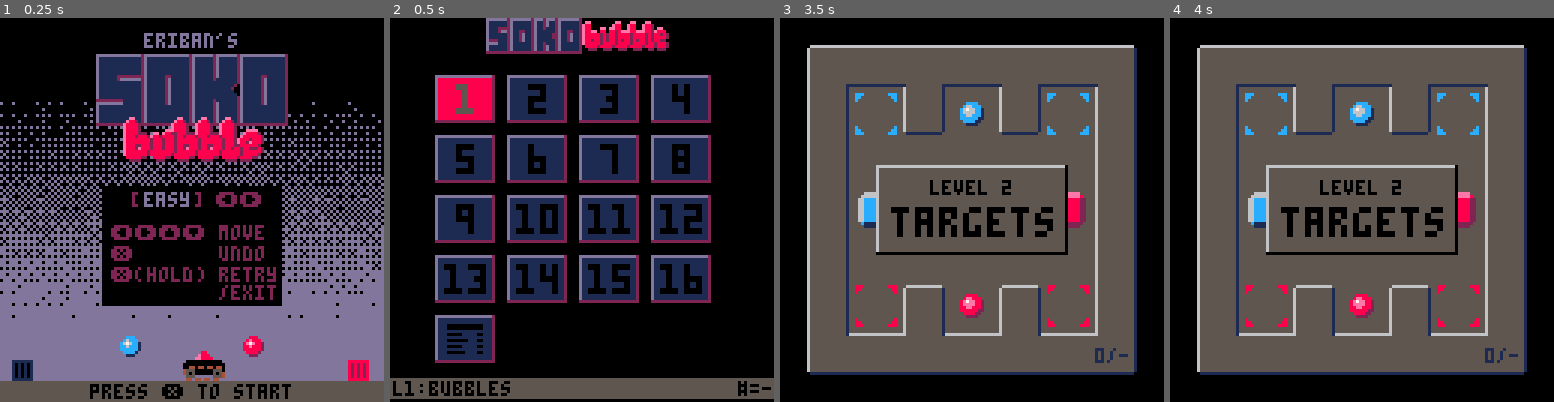
Above: before the commit, frames 1-4 (left to right).
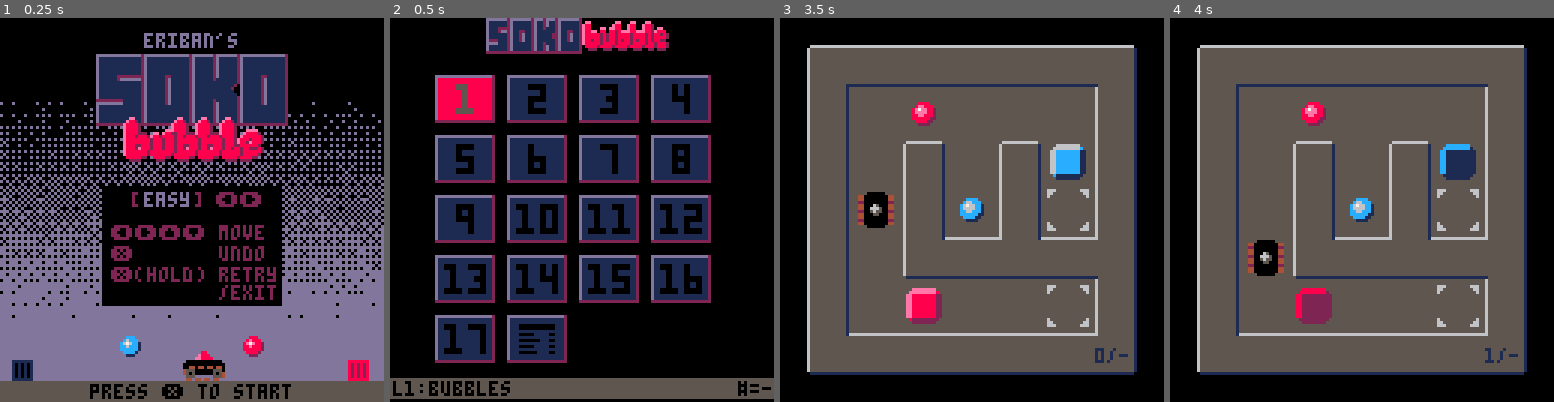
Above: after the commit, the same moments.

Repository: erwinbonsma/SokoBubbleP8
Game: PICO-8 cartridge sokobubble.p8
The game is run twice, just before and just after one commit, with the same random seed, the same clock (stepped at 60 frames per second) and the same inputs.
Inputs:
- Up to frame 1 (0.25 s): no input
- Up to frame 2 (0.5 s): tap X (X key) at 0.33 s
- Up to frame 3 (3.5 s): tap O (Z key) at 0.7, 1.7, 2.1, 2.5, 2.9, 3.3 s; tap X (X key) at 1.07, 1.85, 2.97 s; hold Right 1.6-2.1 s; hold Up 2.15-2.42 s; hold Right 2.47-3.03 s; hold Left from 3.08 s (still down)
- Up to frame 4 (4 s): release Left at 3.58 s; hold Down 3.63-3.97 s; tap O (Z key) at 3.7 s

Frame 1 is identical in both runs. In frame 2, 1.9% of the frame differs, in the area x 14-47%, y 77-90%; in frame 3, 10%; in frame 4, 11%, in the area x 19-85%, y 17-90%.

Commit message:
Add level 'packed' and draw bubbles on top

Diff:
--- a/sokobubble.p8
+++ b/sokobubble.p8
@@ -46,6 +46,13 @@
  name="coffee",
  mapdef={59,8,8,7},
  id=16,
+ score_dx=-8
+},{
+ name="packed",
+ mapdef={88,0,8,8},
+ ini_bubble=1,
+ ini_pos={x=1,y=1},
+ id=17,
  score_dx=-8
 },{
  name="rgb",
@@ -109,6 +116,18 @@
  {[4]=1,[9]=12,[10]=6} --blue
 }
 
+box_colors={
+ [77]=1,[93]=1,[109]=3,[125]=3,
+ [94]=1
+}
+tgt_colors={
+ [77]=1,[93]=3,[109]=1,[125]=3,
+ [108]=-1,[94]=3
+}
+bub_colors={
+ [94]=3
+}
+
 --sprite size
 ss=16
 
@@ -203,12 +222,17 @@
 end
 
 function box_color(si)
- return si\16-3
+ return (
+  box_colors[si] or si\16-3
+ )
 end
 
 function tgt_color(si)
+ local c=tgt_colors[si]
+ if (c) then return c end
+
  local col=si%16
- if si==108 or col==7 then
+ if col==7 then
   return -1
  elseif col==5 then
   return si\16-3
@@ -217,6 +241,9 @@
 end
 
 function bub_color(si)
+ local c=bub_colors[si]
+ if (c) then return c end
+
  local col=si%16
  if col<=4 then
   return col
@@ -1149,14 +1176,19 @@
 end
 
 function level:add_objects(game)
+ local bubble=(
+  self.lvl_def.ini_bubble or 0
+ )
+ local p=self.lvl_def.ini_pos
+ if p then
+  game.player=player:new(
+   p.x,p.y,bubble
+  )
+ end
  for x=0,self.ncols-1 do
   for y=0,self.nrows-1 do
    local si=self:_sprite(x,y)
    if fget(si,flag_player) then
-    local bubble=(
-     self.lvl_def.ini_bubble
-     or 0
-    )
     game.player=player:new(
      x,y,bubble
     )
@@ -1267,7 +1299,7 @@
  bubble_pal()
 end
 
-function level:_draw_bubbles()
+function level:draw_bubbles()
  for x=0,self.ncols-1 do
   for y=0,self.nrows-1 do
    local si=self:_sprite(x,y)
@@ -1300,7 +1332,6 @@
  self:_draw_walls()
  self:_draw_score(game)
  self:_draw_boxes(game)
- self:_draw_bubbles()
  pal()
 end
 
@@ -1346,7 +1377,7 @@
  _statsview=statsview:new()
 
  scene=_title
- --start_level(17)
+ --start_level(1)
 end
 
 function _update60()
@@ -1546,6 +1577,7 @@
 
  self.level:draw(self)
  self.player:draw(self)
+ self.level:draw_bubbles()
 
  if self.anim!=nil then
   self.anim.draw()
@@ -1559,9 +1591,9 @@
    self.anim=nil
   end
  elseif btnp(🅾️) then
-  start_level(
-   lvl.idx%#level_defs+1
-  )
+  --start_level(
+  -- lvl.idx%#level_defs+1
+  --)
   --self.anim=animate_level_done(
   -- self.mov_cnt,new_hi
   --)
@@ -1838,17 +1870,17 @@
 
 
 __gff__
-0000000000000000000000000000000002020202020202020202020000000000020202020202020202020200000000000202020202020202020202020202020204141414140810181818181806000000041414141408101818181818010000000414141414081018181818180800000004141414140810181818181800000000
+00000000000000000000000000000000020202020202020202020200000000000202020202020202020202000000000002020202020202020202020202020202041414141408101818181818060c0000041414141408101818181818010c1c00041414141408101818181818080c0000041414141408101818181818000c0000
 0000000000000000000000000000000000000000000000000000000000000000000000000000000000000000000000000000000000000000000000000000000002020202020202020202020202020202020202020202020202020202020202020202020202020202020202020202000002020202020202020202020202020000
 __map__
-3136363636363632313636363636363231363636363636321036363636363611103636363636361122313636363632221036363636363611313636363636363231363601013636321036360101363611103636363636361100000000000000000000000000000000000000000000000000000000000000000000000000000000
-355c000000000035355500003f006535355c0000000000353546004545005635353f000046003f3531340000460033323575000000007535355c000000006a35355c000000006535355c000000000035355c00000000003500000000000000000000000000000000000000000000000000000000000000000000000000000000
-350000000000003535005c6000000035350000000000003535005c7070000035355c600101700035355c6000007000353500557070550035350050507070653535005050707065353500700000500035350040000070003500000000000000000000000000000000000000000000000000000000000000000000000000000000
-3500005000703f35353f00567640003535755076567055353565500000605535350000697800003535000055450000353500705c565000353500000000003a3c3e380000000066353500700000500035350062000054003500000000000000000000000000000000000000000000000000000000000000000000000000000000
-35000070000000353500506646003f35357550765670553535655000006055353500007565000035333276756566003535007076005000353e380060600000353576006060003a3c3500007656000035350000000000003500000000000000000000000000000000000000000000000000000000000000000000000000000000
-3500005400755535350000007000003535000000000000353500004040000035350040000050003522354000005000353500755050750035357500000000003535750000000000352032005575003121203275554565312100000000000000000000000000000000000000000000000000000000000000000000000000000000
-3556003f005575353545003f0000753535000000000000353566007575007635353f005600003f3522350000560031343555000000005535357b00003755593535750037565555352235005575003522223500466600352200000000000000000000000000000000000000000000000000000000000000000000000000000000
-3336363636363634333636363636363433363636363636342036363636363621203636363636362122333636363634222036363636363621333636363d3636343336363d363636342220363636362122222036363636212200000000000000000000000000000000000000000000000000000000000000000000000000000000
+3136363636363632313636363636363231363636363636321036363636363611103636363636361122313636363632221036363636363611313636363636363231363601013636321036360101363611103636363636361110363636363636110000000000000000000000000000000000000000000000000000000000000000
+355c000000000035355500003f006535355c0000000000353546004545005635353f000046003f3531340000460033323575000000007535355c000000006a35355c000000006535355c000000000035355c00000000003535484d00400065350000000000000000000000000000000000000000000000000000000000000000
+350000000000003535005c6000000035350000000000003535005c7070000035355c600101700035355c60000070003535005570705500353500505070706535350050507070653535007000005000353500400000700035355e6065004600350000000000000000000000000000000000000000000000000000000000000000
+3500005000703f35353f00567640003535755076567055353565500000605535350000697800003535000055450000353500705c565000353500000000003a3c3e38000000006635350070000050003535006200005400353545656d006060350000000000000000000000000000000000000000000000000000000000000000
+35000070000000353500506646003f35357550765670553535655000006055353500007565000035333276756566003535007076005000353e380060600000353576006060003a3c3500007656000035350000000000003535654d5d600000350000000000000000000000000000000000000000000000000000000000000000
+3500005400755535350000007000003535000000000000353500004040000035350040000050003522354000005000353500755050750035357500000000003535750000000000352032005575003121203275554565312135614500004000350000000000000000000000000000000000000000000000000000000000000000
+3556003f005575353545003f0000753535000000000000353566007575007635353f005600003f3522350000560031343555000000005535357b00003755593535750037565555352235005575003522223500466600352235004500400000350000000000000000000000000000000000000000000000000000000000000000
+3336363636363634333636363636363433363636363636342036363636363621203636363636362122333636363634222036363636363621333636363d3636343336363d363636342220363636362122222036363636212220363636363636210000000000000000000000000000000000000000000000000000000000000000
 3136363636363231363b363b3632313636363636323136363636363632000000000000003136363636363632313636363222222231363636363632313636363636363200000000000000000000000000000000000000000000000000000000000000000000000000000000000000000000000000000000000000000000000000
 350056000000353575397639753535000000000035355c00000000003500000000000000355c0000000000353500000033363632355c0000707535355c00000000003500000000000000000000000000000000000000000000000000000000000000000000000000000000000000000000000000000000000000000000000000
 350037003770353500000000003535005c60400035357550765670553500000000000000350070595b500035350000500000753535750000700035350070595b50003500000000000000000000000000000000000000000000000000000000000000000000000000000000000000000000000000000000000000000000000000
Not shown, changed: 24 lines of the sprite sheet (__gfx__) section of sokobubble.p8
